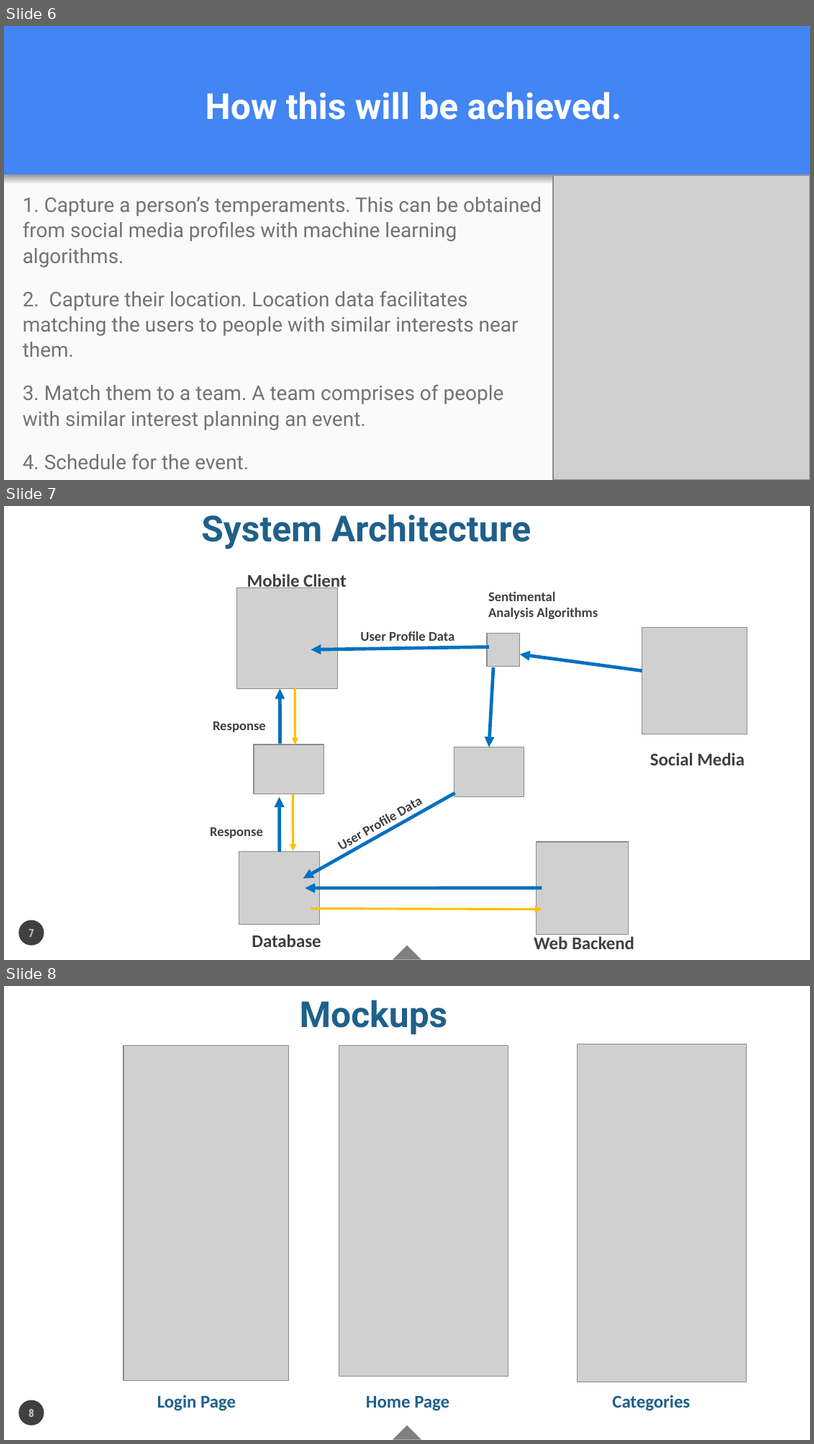
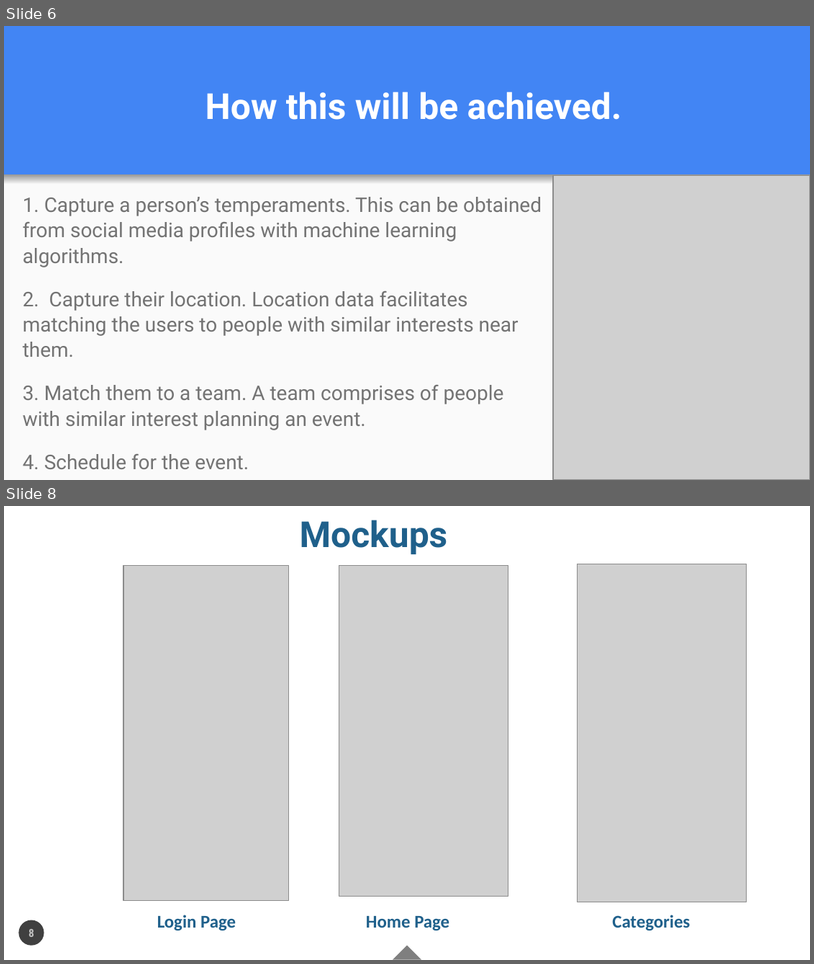
Before and after one commit to nyabuto/FunMoments, a slide deck: Documents/FunSports.ppt. Shown one above the other, each under a label of ours: slides 6, 7 and 8 before the commit, slides 6 and 8 after it; the slides between them are not shown. The pictures are 814x1444 and 814x964 pixels, drawn with LibreOffice and Linux fonts; fonts in the diff are those of the drawing; grey boxes stand for pictures. Boxes give left, top, right and bottom in pixels: in the first picture for what was removed or moved away, otherwise in the second. Text is boxed around its words. In the diff, an @@ line names an element or a change of style, - is before the commit and + after.

Commit message:
Add files via upload
Commit containing an updated system architecture

```diff
--- a/Documents/FunSports.ppt
+++ b/Documents/FunSports.ppt
@@ slide 7 removed at [4, 506, 810, 960], background #FFFFFF; not listed: 2 template elements that a slide beside it also shows @@
@@ text removed at [201, 514, 531, 549] @@
-System Architecture
@@ picture removed at [237, 587, 338, 688] @@
@@ text removed at [247, 572, 346, 591] @@
-Mobile Client
@@ text removed at [489, 592, 598, 619] @@
-Sentimental Analysis Algorithms
@@ text removed at [360, 631, 455, 641] @@
-User Profile Data
@@ picture removed at [487, 633, 520, 667] @@
@@ picture removed at [643, 628, 748, 734] @@
@@ arrow removed from (489, 647) to (311, 649) @@
@@ arrow removed from (643, 670) to (520, 654) @@
@@ arrow removed from (494, 667) to (489, 747) @@
@@ arrow removed from (280, 743) to (280, 689) @@
@@ arrow removed from (295, 687) to (295, 745) @@
@@ text removed at [213, 721, 266, 732] @@
-Response
@@ picture removed at [254, 745, 324, 794] @@
@@ picture removed at [455, 747, 524, 796] @@
@@ text removed at [651, 752, 745, 765] @@
-Social Media
@@ text removed at [326, 775, 466, 888] @@
-User Profile Data
@@ arrow removed from (280, 852) to (280, 797) @@
@@ arrow removed from (293, 794) to (293, 850) @@
@@ arrow removed from (455, 793) to (304, 878) @@
@@ text removed at [210, 827, 263, 838] @@
-Response
@@ picture removed at [239, 851, 320, 924] @@
@@ picture removed at [536, 842, 629, 934] @@
@@ arrow removed from (542, 888) to (305, 888) @@
@@ arrow removed from (311, 908) to (542, 909) @@
@@ page number removed at [28, 929, 34, 937] @@
-7
@@ text removed at [252, 934, 321, 947] @@
-Database
@@ text removed at [534, 934, 635, 949] @@
-Web Backend
```
Also in this commit, not shown: 2 slides changed, 1 slide added.
